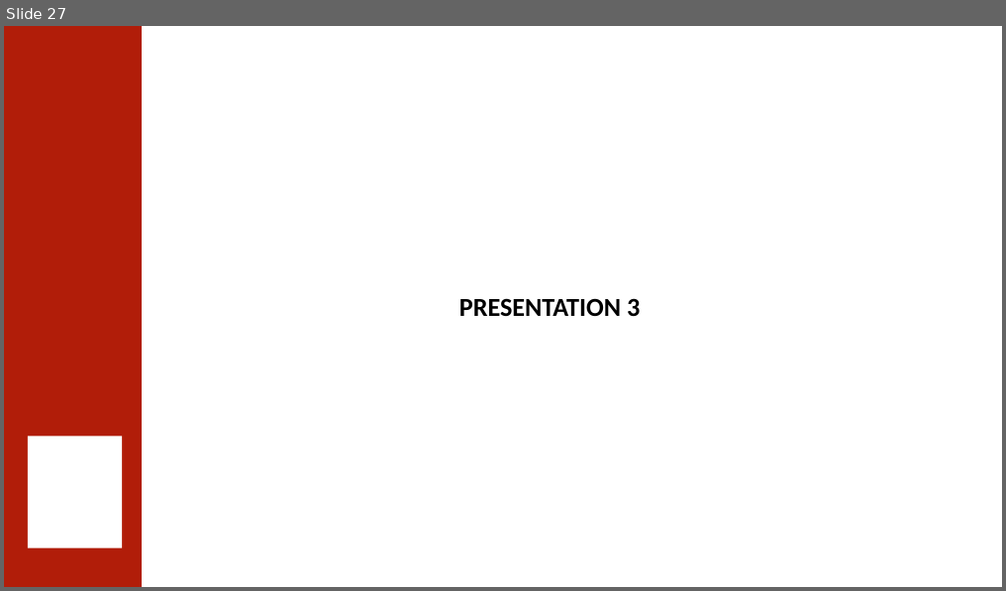
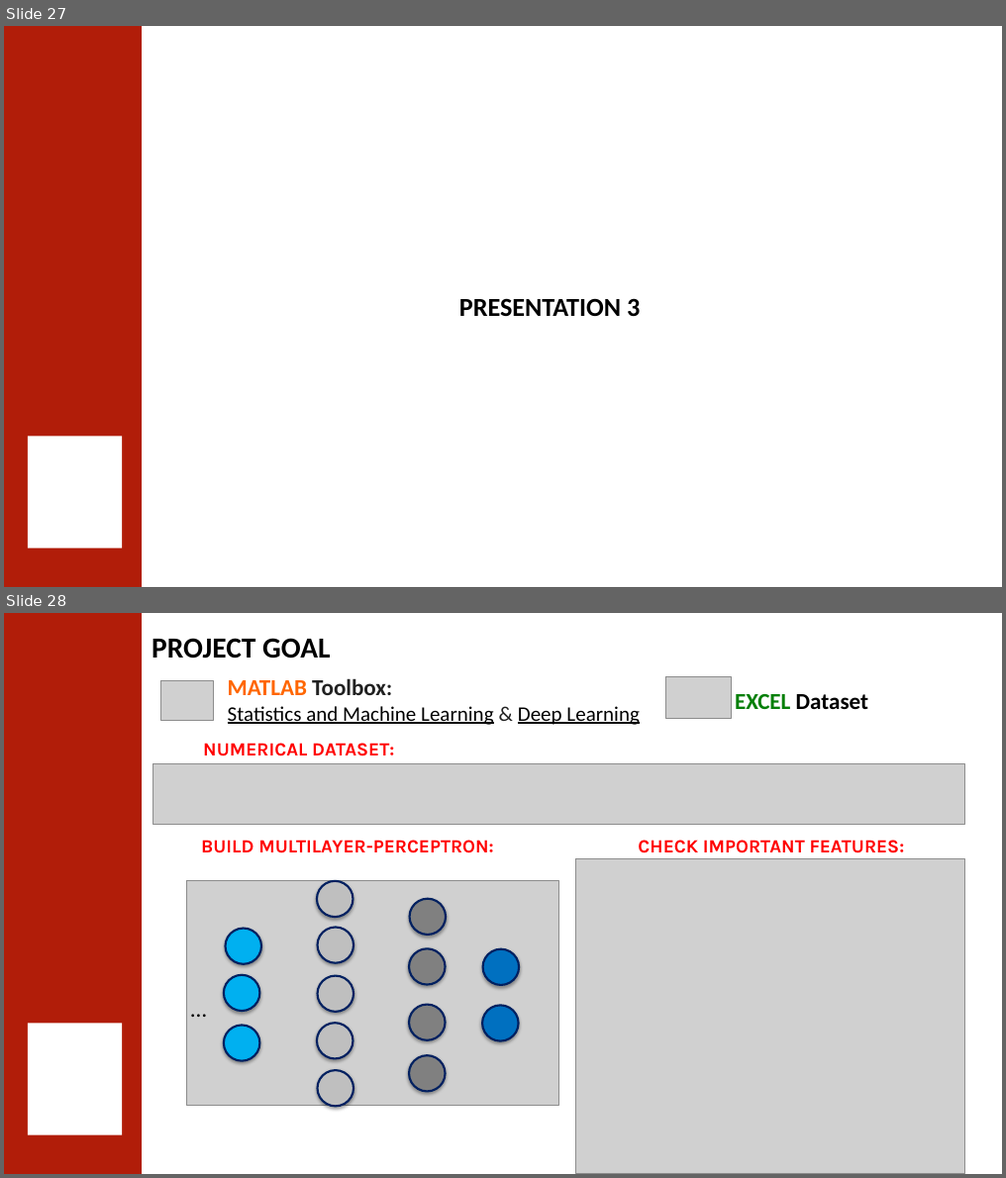
Before and after one commit to 0ZGAnetwork/WineQualityProject, a slide deck: PC-LAP/Wine quality classification using Artificial Neural Network.pptx. Shown one above the other, each under a label of ours: slide 27 before the commit, slides 27 and 28 after it. The pictures are 1006x591 and 1006x1178 pixels, drawn with LibreOffice and Linux fonts; fonts in the diff are those of the drawing; grey boxes stand for pictures; background and template pictures are left out. Boxes give left, top, right and bottom in pixels: in the first picture for what was removed or moved away, otherwise in the second. Text is boxed around its words. In the diff, an @@ line names an element or a change of style, - is before the commit and + after.

Commit message:
force new project

```diff
--- a/PC-LAP/Wine quality classification using Artificial Neural Network.pptx
+++ b/PC-LAP/Wine quality classification using Artificial Neural Network.pptx
@@ slide 28 added at [4, 613, 1002, 1174], background #FFFFFF; not listed: 2 template elements that a slide beside it also shows @@
@@ text added at [152, 638, 330, 659], 28 pt, text #000000, bold @@
+PROJECT GOAL
@@ picture added at [161, 681, 214, 720] @@
@@ text added at [228, 678, 639, 725], 20 pt, text #000000, underline @@
+MATLAB Toolbox:
+Statistics and Machine Learning & Deep Learning
@@ picture added at [666, 677, 732, 719] @@
@@ text added at [735, 694, 868, 709], 22 pt, text #000000, bold @@
+EXCEL Dataset
@@ text added at [203, 743, 394, 757], 18 pt, text #FF0000, bold @@
+NUMERICAL DATASET:
@@ picture added at [152, 764, 965, 824] @@
@@ text added at [201, 840, 493, 854], 18 pt, text #FF0000, bold @@
+BUILD MULTILAYER-PERCEPTRON:
@@ text added at [638, 840, 905, 854], 18 pt, text #FF0000, bold @@
+CHECK IMPORTANT FEATURES:
@@ picture added at [576, 859, 965, 1173] @@
@@ group added at [187, 881, 558, 1106]: 14 ellipses, 1 picture, 1 text @@
+…
```
Also in this commit, not shown: 8 other slides added, 16 other files.
